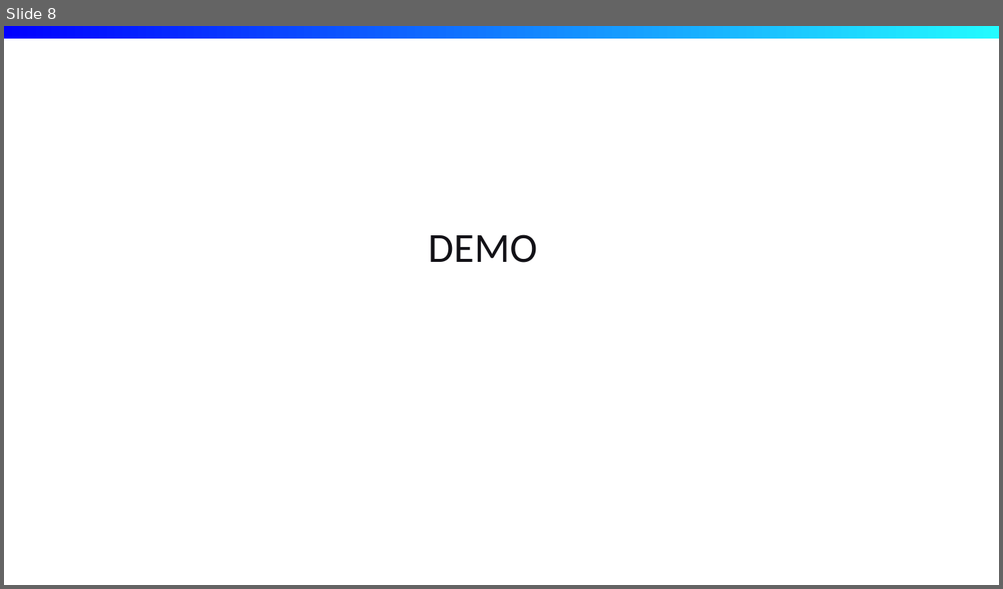
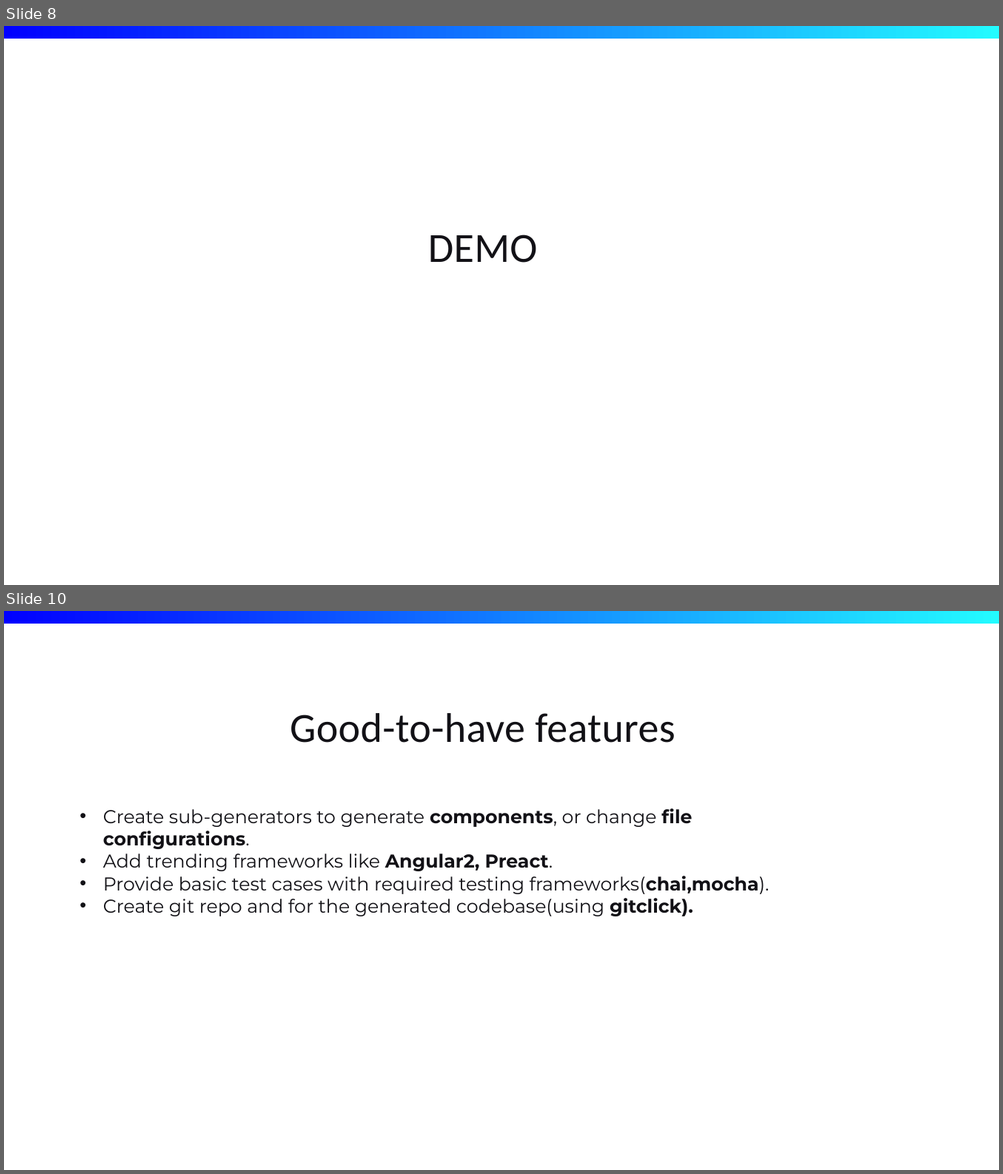
Before and after one commit to dalalayan1/shell-generator, a slide deck: generators.pptx. Shown one above the other, each under a label of ours: slide 8 before the commit, slides 8 and 10 after it; the slides between them are not shown. The pictures are 1003x589 and 1003x1174 pixels, drawn with LibreOffice and Linux fonts; fonts in the diff are those of the drawing; background and template pictures are left out. Boxes give left, top, right and bottom in pixels: in the first picture for what was removed or moved away, otherwise in the second. Text is boxed around its words. In the diff, an @@ line names an element or a change of style, - is before the commit and + after.

```diff
--- a/generators.pptx
+++ b/generators.pptx
@@ slide 10 added at bbox=[4, 611, 999, 1170], background picture (left out); not listed: 1 template element that a slide beside it also shows @@
@@ title added at bbox=[290, 713, 674, 743], 40 pt, text #121116 @@
+Good-to-have features
@@ text added at bbox=[103, 809, 769, 917], 18 pt, text #121116 @@
+• Create sub-generators to generate components, or change file configurations.
+• Add trending frameworks like Angular2, Preact.
+• Provide basic test cases with required testing frameworks(chai,mocha).
+• Create git repo and for the generated codebase(using gitclick).
```
Also in this commit, not shown: 1 slide changed, 3 other slides added, 1 slide removed.
